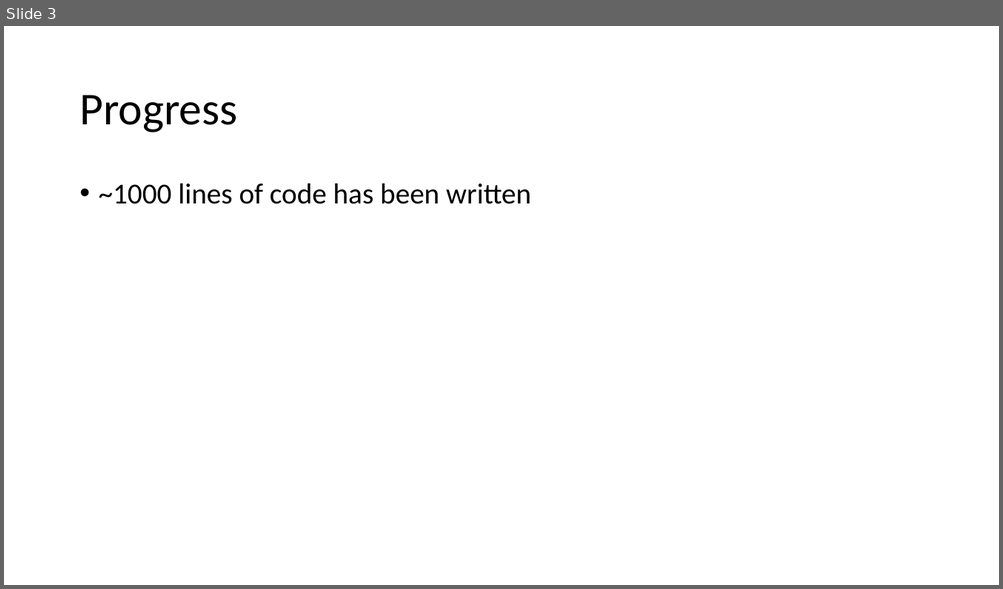
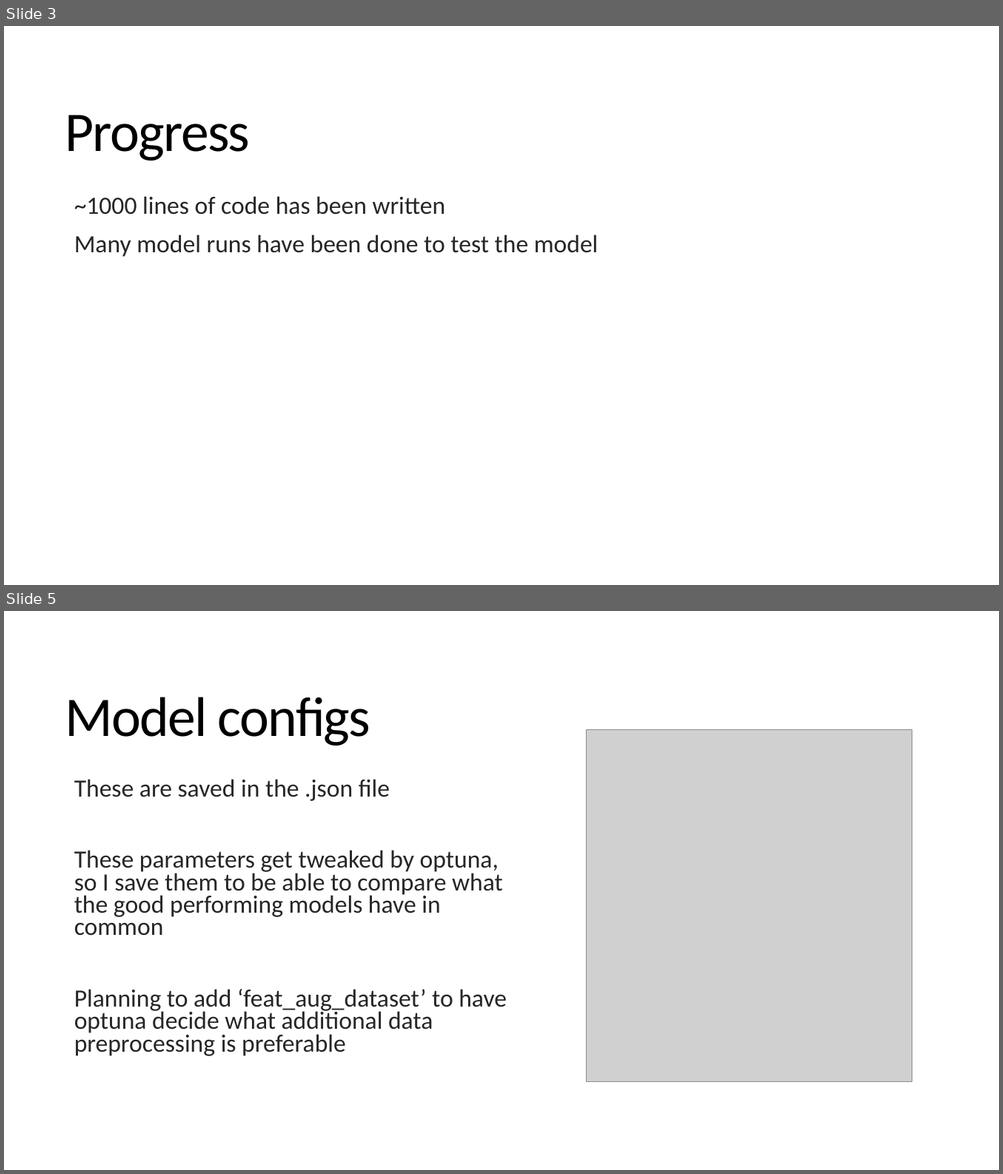
Before and after one commit to sjurmsc/MSC2023, a slide deck: Meeting Presentations/03.11.2022_General_meeting.pptx. Shown one above the other, each under a label of ours: slide 3 before the commit, slides 3 and 5 after it; the slides between them are not shown. The pictures are 1003x589 and 1003x1174 pixels, drawn with LibreOffice and Linux fonts; fonts in the diff are those of the drawing; grey boxes stand for pictures. Boxes give left, top, right and bottom in pixels: in the first picture for what was removed or moved away, otherwise in the second. Text is boxed around its words. In the diff, an @@ line names an element or a change of style, - is before the commit and + after.

```diff
--- a/Meeting Presentations/03.11.2022_General_meeting.pptx
+++ b/Meeting Presentations/03.11.2022_General_meeting.pptx
@@ slide 5 added at (4, 611, 999, 1170), background #FFFFFF @@
@@ title added at (65, 697, 370, 746), 54 pt, text #000000 @@
+Model configs
@@ picture added at (586, 729, 911, 1082) @@
@@ text added at (74, 779, 506, 1056), 24 pt, text #262626 @@
+  These are saved in the .json file
+  These parameters get tweaked by optuna, so I save them to be able to compare what the good performing models have in common
+  Planning to add ‘feat_aug_dataset’ to have optuna decide what additional data preprocessing is preferable
@@ slide 3 changed as well @@
@@ title "Progress": place and size @@
-title "Progress" at (79, 95, 237, 133)
+title "Progress" at (65, 115, 250, 161)
@@ title "Progress" at (65, 115, 250, 161): size 44 to 54 pt, letter spacing 0 to -1.2 pt; line spacing 0.9 to 0.85 @@
@@ text "~1000 lines of code has ...": place and size @@
-text "~1000 lines of code has ..." at (99, 183, 531, 204)
+text "~1000 lines of code has ..." at (74, 196, 598, 257)
@@ text at (74, 196, 446, 215): size 28 to 24 pt, text colour #000000 to #262626 in "~1000 lines of code has been written"; bullet • to  ; line spacing 0.9 to 0.85; more space between paragraphs @@
@@ text at (74, 235, 598, 257): paragraph added @@
+  Many model runs have been done to test the model
```
Also in this commit, not shown: 2 other slides changed, 5 other slides added, 1 other file.
